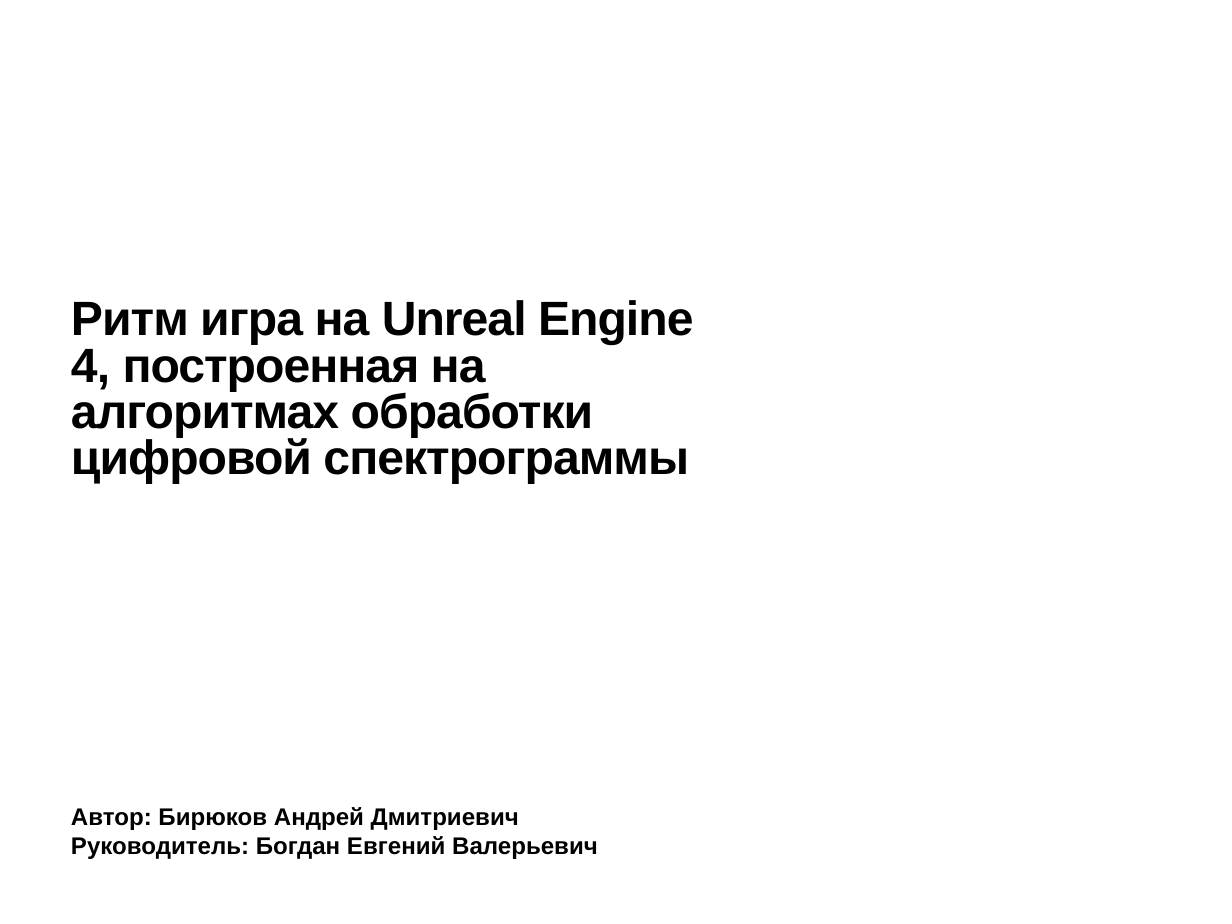
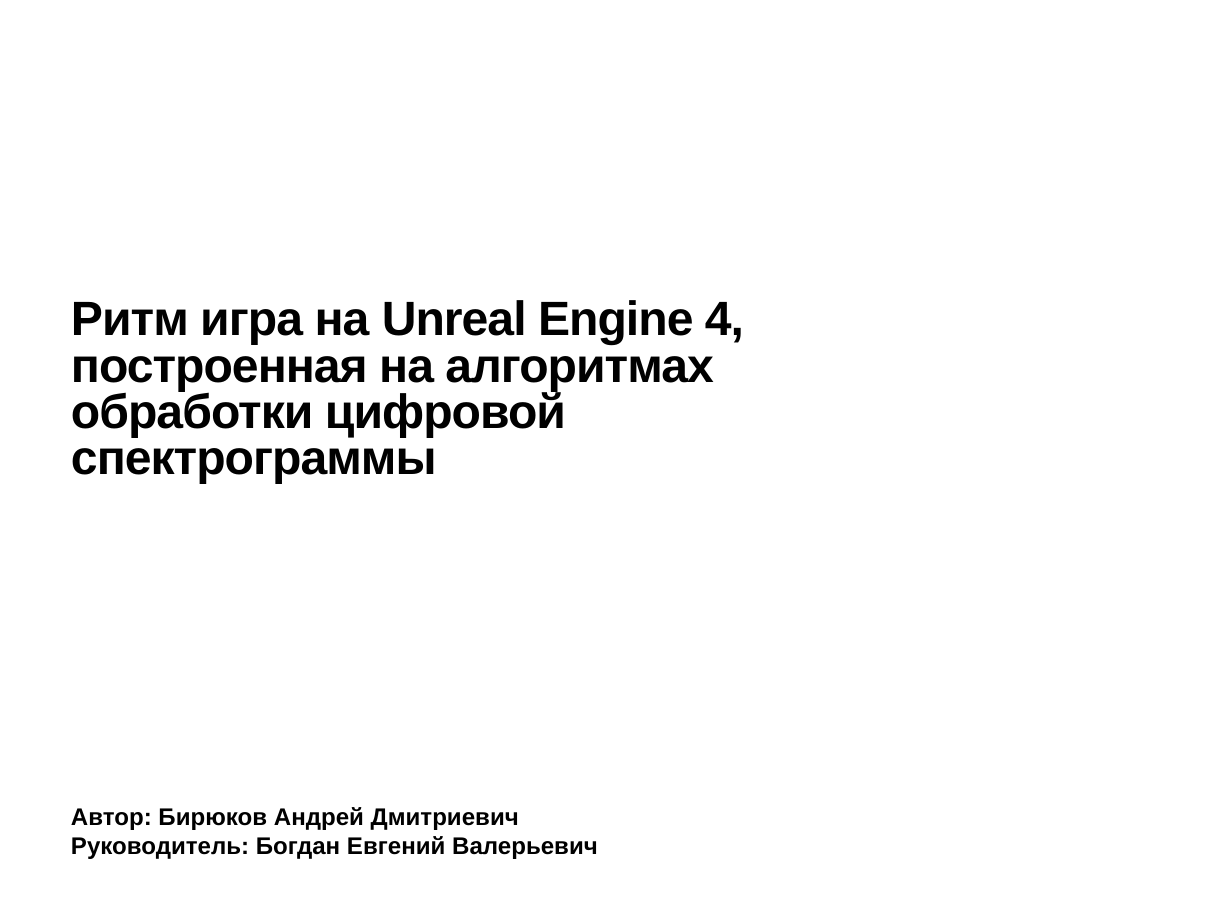
Before and after one commit to AlferGS/Diploma, a slide deck: slide 1 of Row/Плакат Бирюков.pptx. Drawn at 1232x924 pixels with LibreOffice and Linux fonts; fonts in the diff are those of the drawing. Boxes give left, top, right and bottom in pixels: in the first picture for what was removed or moved away, otherwise in the second. Text is boxed around its words. In the diff, an @@ line names an element or a change of style, - is before the commit and + after.

```diff
--- a/Row/Плакат Бирюков.pptx
+++ b/Row/Плакат Бирюков.pptx
@@ title "Ритм игра на Unreal Engine ..." rewrapped from box(71, 300, 693, 484) to box(71, 300, 744, 484) @@
```
Also in this commit, not shown: 15 other files.
